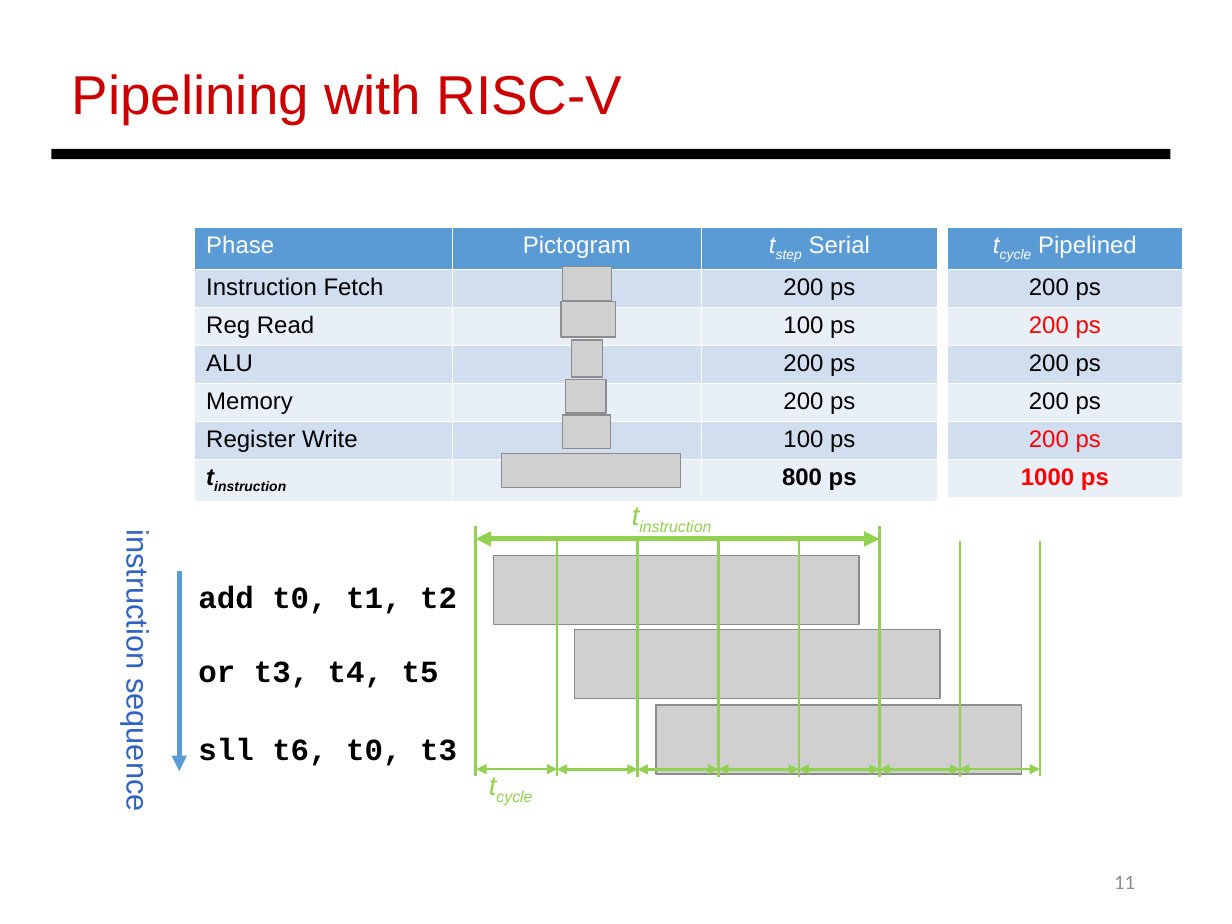
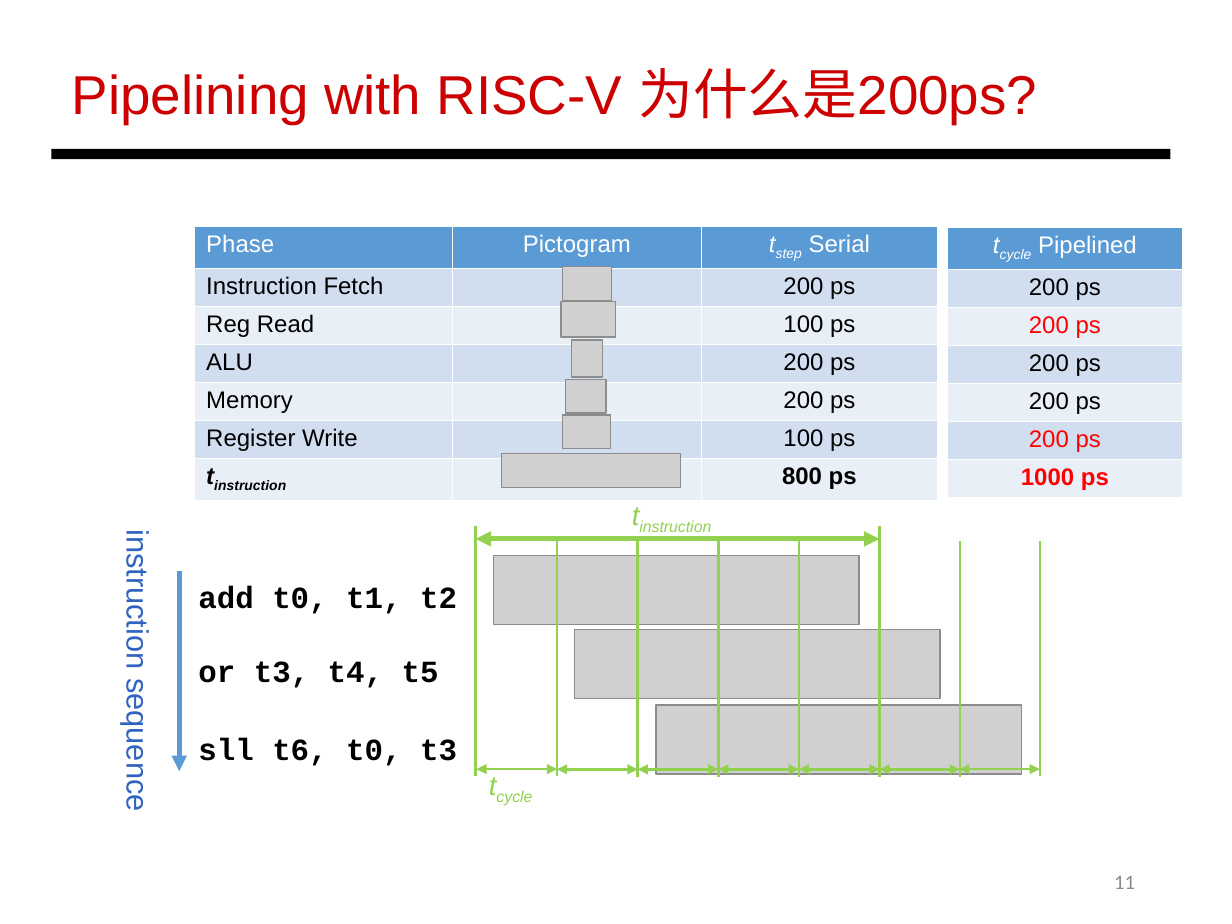
Before and after one commit to LjBLincoln/Computer-Organization, a slide deck: slide 11 of PPT/Review.pptx. Drawn at 1232x924 pixels with LibreOffice and Linux fonts; fonts in the diff are those of the drawing; grey boxes stand for pictures. Boxes give left, top, right and bottom in pixels: in the first picture for what was removed or moved away, otherwise in the second. Text is boxed around its words. In the diff, an @@ line names an element or a change of style, - is before the commit and + after.

```diff
--- a/PPT/Review.pptx
+++ b/PPT/Review.pptx
@@ text at bbox=[72, 68, 1037, 126]: text changed @@
-Pipelining with RISC-V
+Pipelining with RISC-V 为什么是200ps?
```
Also in this commit, not shown: 12 other slides changed, 10 other files.
